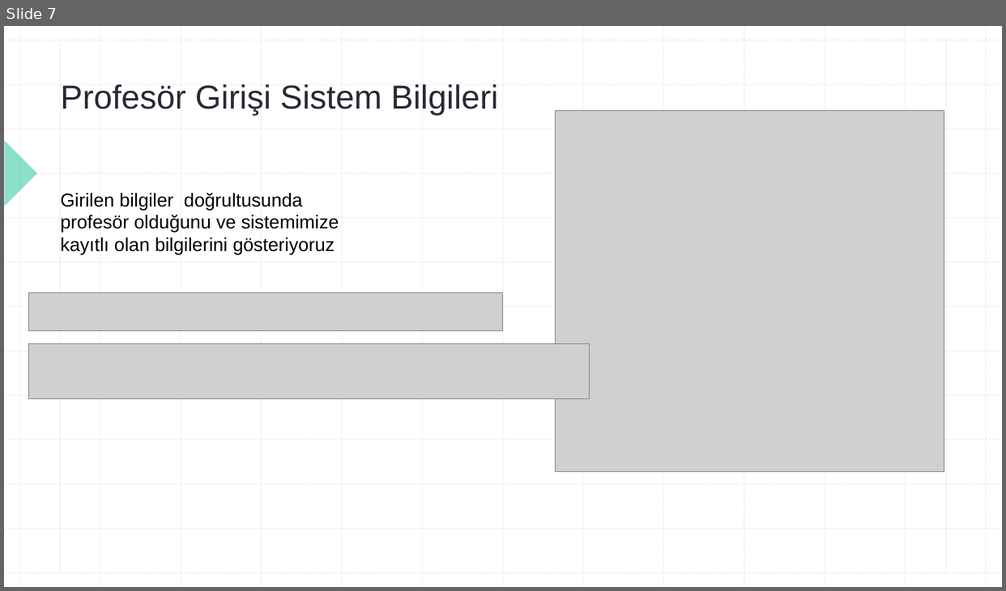
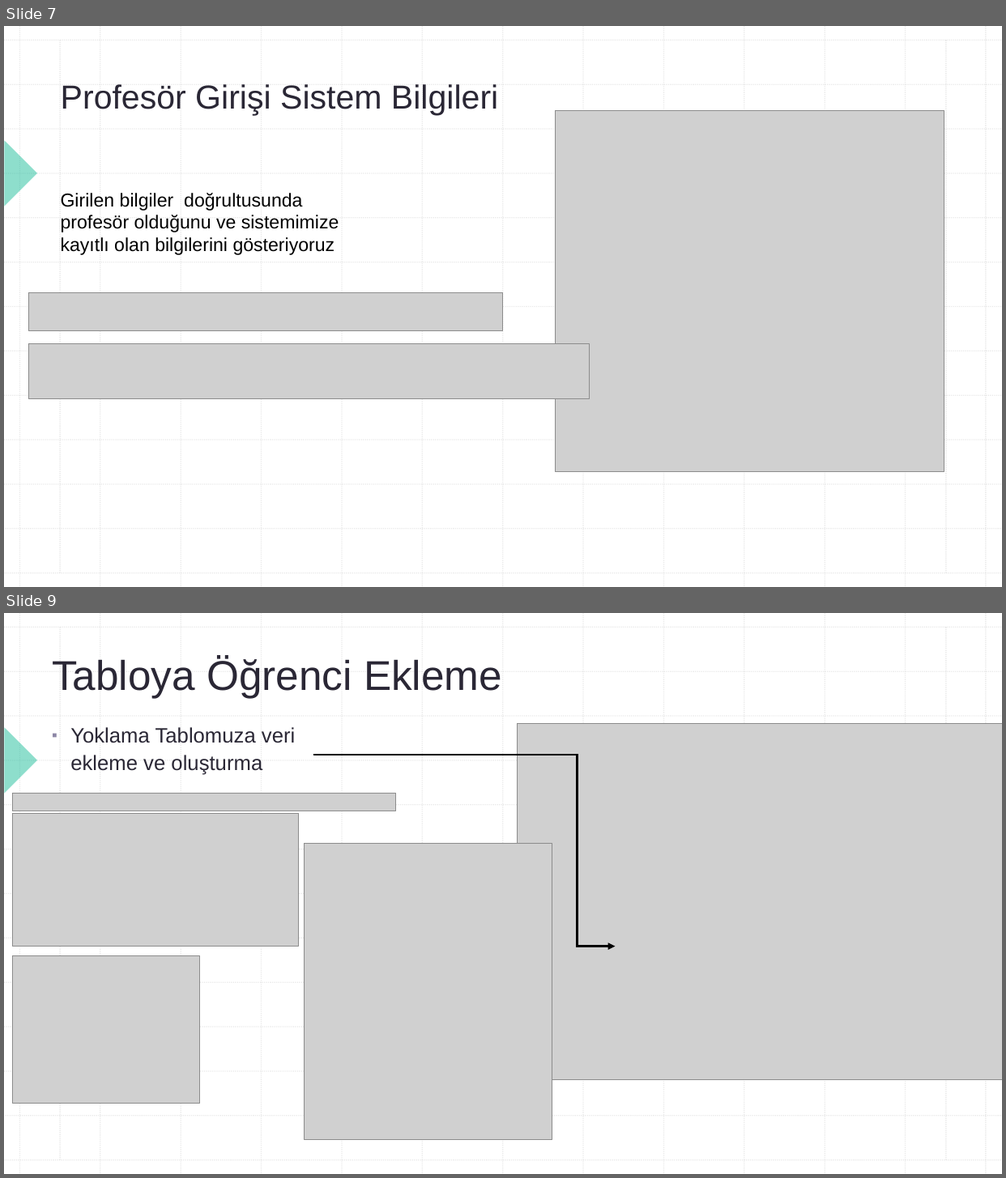
Before and after one commit to ibrahim-cinar/E-Attendance, a slide deck: WebProgramlamaE-Yoklama.pptx. Shown one above the other, each under a label of ours: slide 7 before the commit, slides 7 and 9 after it; the slides between them are not shown. The pictures are 1006x591 and 1006x1178 pixels, drawn with LibreOffice and Linux fonts; fonts in the diff are those of the drawing; grey boxes stand for pictures. Boxes give left, top, right and bottom in pixels: in the first picture for what was removed or moved away, otherwise in the second. Text is boxed around its words. In the diff, an @@ line names an element or a change of style, - is before the commit and + after.

```diff
--- a/WebProgramlamaE-Yoklama.pptx
+++ b/WebProgramlamaE-Yoklama.pptx
@@ slide 9 added at [4,613,1002,1174], background #FFFFFF; not listed: 29 template elements that a slide beside it also shows @@
@@ title added at [52,657,502,698], 40 pt, text #2A2735 @@
+Tabloya Öğrenci Ekleme
@@ text added at [70,727,295,775], 20 pt, text #2A2735 @@
+▪ Yoklama Tablomuza veri ekleme ve oluşturma
@@ picture added at [518,724,1002,1080] @@
@@ elbow arrow added from (313, 755) to (615, 946), #000000 2.25 pt @@
@@ picture added at [12,794,396,811] @@
@@ picture added at [12,814,298,946] @@
@@ picture added at [305,843,552,1139] @@
@@ picture added at [12,956,199,1103] @@
```
Also in this commit, not shown: 4 slides changed, 1 slide removed, 1 other file.
